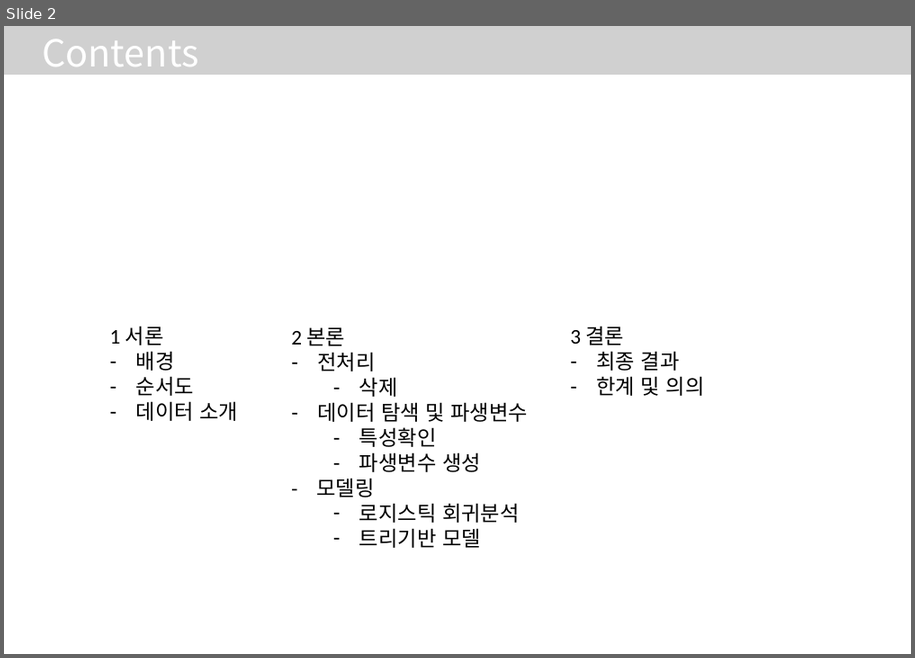
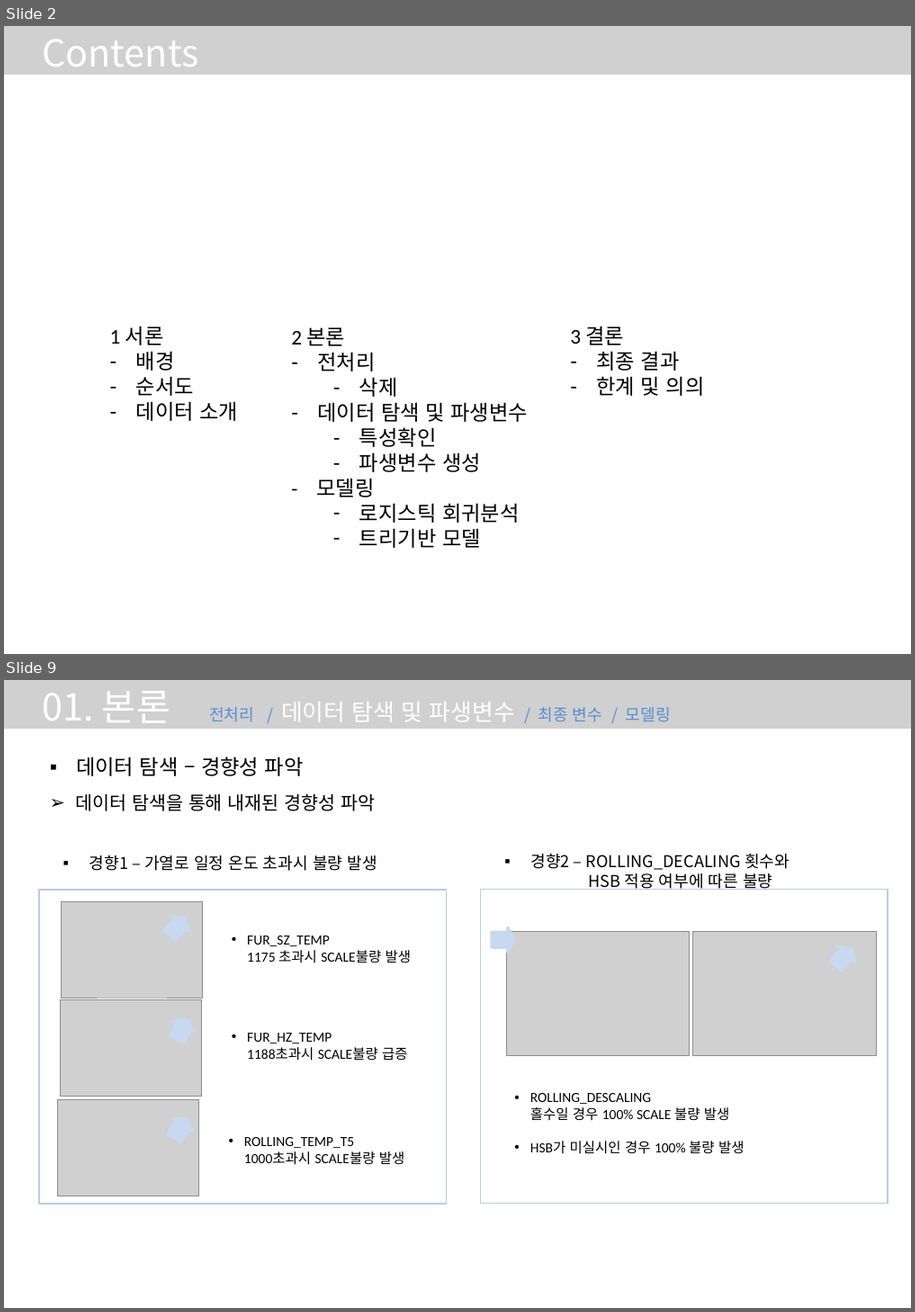
Before and after one commit to InkyunMoon/-----, a slide deck: 스케일 불량요인 파악과 개선기회 도출.pptx. Shown one above the other, each under a label of ours: slide 2 before the commit, slides 2 and 9 after it; the slides between them are not shown. The pictures are 915x658 and 915x1312 pixels, drawn with LibreOffice and Linux fonts; fonts in the diff are those of the drawing; grey boxes stand for pictures. Boxes give left, top, right and bottom in pixels: in the first picture for what was removed or moved away, otherwise in the second. Text is boxed around its words. In the diff, an @@ line names an element or a change of style, - is before the commit and + after.

Commit message:
0325 오전 전처리

```diff
--- a/스케일 불량요인 파악과 개선기회 도출.pptx
+++ b/스케일 불량요인 파악과 개선기회 도출.pptx
@@ slide 9 added at (4,680,911,1308), background #FFFFFF @@
@@ picture added at (4,680,911,729) @@
@@ text added at (42,691,671,730), 14 pt, text #FFFFFF @@
+01. 본론 전처리 / 데이터 탐색 및 파생변수 / 최종 변수 / 모델링
@@ text added at (76,756,304,776), 18 pt, text #000000 @@
+▪ 데이터 탐색 – 경향성 파악
@@ text added at (76,793,375,811), 16 pt, text #000000 @@
+➢ 데이터 탐색을 통해 내재된 경향성 파악
@@ rounded rectangle added at (54,855,430,888), fill #FFFFFF @@
@@ text added at (90,856,377,871), 14 pt, text #000000 @@
+▪ 경향1 – 가열로 일정 온도 초과시 불량 발생
@@ rounded rectangle added at (496,855,872,888), fill #FFFFFF @@
@@ text added at (530,854,790,890), 14 pt, text #000000 @@
+▪ 경향2 – ROLLING_DECALING 횟수와
+  HSB 적용 여부에 따른 불량
@@ rectangle added at (39,890,447,1204), outline #B9CDE5 1.5 pt @@
@@ rectangle added at (481,890,889,1204), outline #B9CDE5 1.5 pt @@
@@ picture added at (62,901,204,998) @@
@@ down arrow added at (162,910,196,945), fill #C6D9F1, outline #C6D9F1 2 pt @@
@@ text added at (247,936,411,964), 12 pt, text #000000 @@
+• FUR_SZ_TEMP
+  1175 초과시 SCALE불량 발생
@@ down arrow added at (492,928,515,952), fill #C6D9F1, outline #C6D9F1 2 pt @@
@@ picture added at (506,931,690,1056) @@
@@ picture added at (692,931,876,1056) @@
@@ down arrow added at (827,940,862,974), fill #C6D9F1, outline #C6D9F1 2 pt @@
@@ picture added at (61,1000,203,1097) @@
@@ down arrow added at (166,1014,198,1046), fill #C6D9F1, outline #C6D9F1 2 pt @@
@@ text added at (247,1033,407,1061), 12 pt, text #000000 @@
+• FUR_HZ_TEMP
+  1188초과시 SCALE불량 급증
@@ picture added at (58,1100,199,1197) @@
@@ text added at (530,1093,744,1154), 12 pt, text #000000 @@
+• ROLLING_DESCALING
+  홀수일 경우 100% SCALE 불량 발생
+• HSB가 미실시인 경우 100% 불량 발생
@@ down arrow added at (164,1112,198,1145), fill #C6D9F1, outline #C6D9F1 2 pt @@
@@ text added at (244,1137,404,1165), 12 pt, text #000000 @@
+• ROLLING_TEMP_T5
+  1000초과시 SCALE불량 발생
```
Also in this commit, not shown: 5 slides changed, 4 other slides added.
